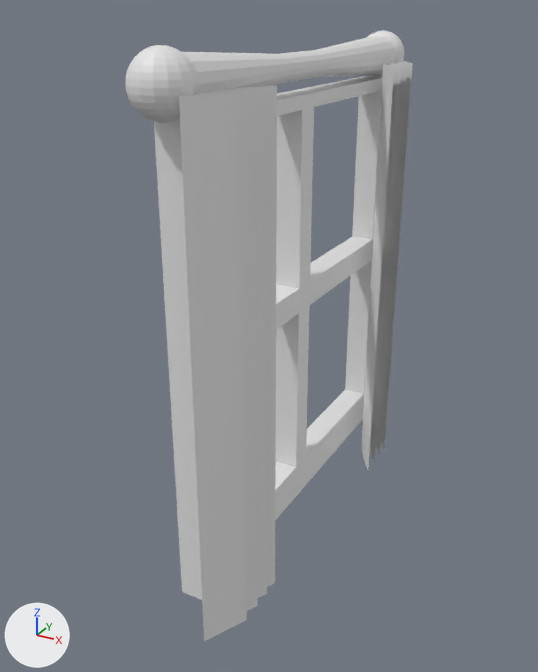
A saved change to the Blender file Assets/Janela Sala/Janela.blend.
Rendered twice from a camera (50 mm lens) standing at (2.57, -4.86, 3.83) and looking at (0.02, -0.22, 1.51). Lighting does not change. The marker at lower left points along +X, +Y and +Z.

Script lines for the objects in view, before the commit:
```python
ob_cylinder = bpy.data.objects.new('Cylinder', me_cylinder)
ob_cylinder.location = (0.123, 0.0, 3.473)
ob_cylinder.rotation_euler = (1.571, 0.0, 0.0)  # degrees (90, 0, 0)
ob_cylinder.scale = (0.532, 0.532, 1.0)
ob_plane = bpy.data.objects.new('Plane', me_plane)
ob_plane.location = (0.429, 1.371, 1.635)
ob_plane.rotation_euler = (-1.571, 0.0, -0.981)  # degrees (-90, 0, -56)
ob_plane.scale = (0.175, 1.8, 1.0)
ob_plane_001 = bpy.data.objects.new('Plane.001', me_plane_001)
ob_plane_001.location = (0.109, 0.0, 0.149)
ob_plane_001.rotation_euler = (0.0, 1.571, 0.0)  # degrees (0, 90, 0)
ob_plane_001.scale = (-0.15, 2.0, 1.0)
ob_plane_002 = bpy.data.objects.new('Plane.002', me_plane_002)
ob_plane_002.location = (0.429, 1.244, 1.635)
ob_plane_002.rotation_euler = (-1.571, 0.0, -0.981)  # degrees (-90, 0, -56)
ob_plane_002.scale = (0.175, 1.8, 1.0)
ob_plane_003 = bpy.data.objects.new('Plane.003', me_plane_003)
ob_plane_003.location = (0.429, 1.102, 1.635)
ob_plane_003.rotation_euler = (-1.571, 0.0, -0.981)  # degrees (-90, 0, -56)
ob_plane_003.scale = (0.175, 1.8, 1.0)
ob_plane_004 = bpy.data.objects.new('Plane.004', me_plane_004)
ob_plane_004.location = (0.429, 0.945, 1.635)
ob_plane_004.rotation_euler = (-1.571, 0.0, -0.981)  # degrees (-90, 0, -56)
ob_plane_004.scale = (0.175, 1.8, 1.0)
ob_plane_006 = bpy.data.objects.new('Plane.006', me_plane_006)
ob_plane_006.location = (0.388, -1.224, 1.635)
ob_plane_006.rotation_euler = (-1.571, 0.0, -2.035)  # degrees (-90, 0, -117)
ob_plane_006.scale = (0.175, 1.8, 1.0)
ob_sphere_001 = bpy.data.objects.new('Sphere.001', me_sphere_001)
ob_sphere_001.location = (0.123, 1.593, 3.474)
ob_sphere_001.scale = (0.191, 0.191, 0.191)
ob_sphere_002 = bpy.data.objects.new('Sphere.002', me_sphere_002)
ob_sphere_002.location = (0.123, -1.558, 3.474)
ob_sphere_002.scale = (0.191, 0.191, 0.191)
# also in view: 'Plane.007' at (0.39, -1.37, 1.64); 'Plane.005' at (0.39, -1.1, 1.64); 'Plane.008' at (0.39, -1.52, 1.64)
```
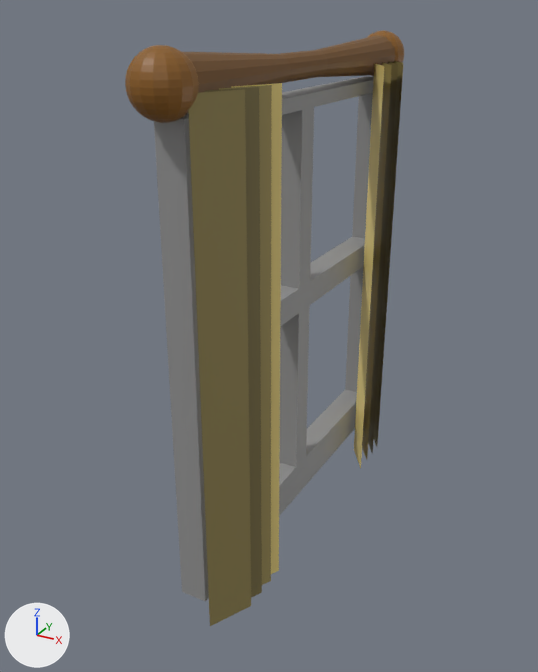
What differs and where, as boxes [x1, y1, x2, y2] in the pictures (538 x 672 px):
'Plane.001', recoloured
    both: [154, 76, 383, 601]
'Plane.008', recoloured, moved
    before: [179, 92, 247, 641]
    after: [188, 90, 251, 626]
'Plane.007', recoloured, moved
    before: [197, 90, 258, 611]
    after: [205, 87, 262, 598]
'Plane.006', recoloured, moved
    before: [212, 87, 267, 598]
    after: [219, 85, 272, 585]
'Plane.004', recoloured, moved
    before: [361, 64, 394, 470]
    after: [354, 63, 384, 468]
'Plane.005', recoloured, moved
    before: [224, 85, 277, 587]
    after: [231, 83, 282, 574]
'Cylinder', recoloured (grey to brown)
    both: [183, 35, 395, 93]
'Plane.003', recoloured
    both: [362, 62, 401, 461]
'Sphere.002', recoloured (grey to brown)
    both: [125, 45, 199, 123]
'Plane.002', recoloured, moved
    before: [376, 61, 407, 455]
    after: [368, 61, 398, 454]
'Plane', recoloured, moved
    before: [381, 61, 413, 450]
    after: [374, 61, 403, 446]
'Sphere.001', recoloured (white to brown)
    both: [368, 31, 404, 77]

The change in detail:
Material 'Material.003' (mat_material_003) is new.
Its base color is (0.283, 0.226, 0.0795) (yellow #918350).
Material 'Material.002' (mat_material_002) is new.
Its base color is (0.199, 0.16, 0.0573) (dark yellow #7b6f44).
Material 'Material.001' (mat_material_001) is new.
Its base color is (0.349, 0.278, 0.0967) (yellow #9f9058).
Material 'Material' (mat_material) is new.
Its base color is (0.8, 0.635, 0.212) (yellow #e7d17f).
Material 'Material.005' (mat_material_005) is new.
Its base color is (0.253, 0.103, 0.00988) (brown #8a5a19).
Material 'Material.004' (mat_material_004) is new.
Its base color is (0.171, 0.0712, 0.00754) (brown #734b15).
Material 'Material.006' (mat_material_006) is new.
Its base color is (0.289, 0.289, 0.289) (grey #929292).
me_plane_001 has 50 vertices, 55 faces and spans x -1.0..21.0, y -0.8..0.0, z -0.1..0.1.
me_plane_001 now uses material mat_material_006 (grey #929292).
me_cylinder has 96 vertices, 82 faces and spans x -0.3..0.3, y -0.3..0.3, z -1.59..1.55.
me_cylinder now uses material mat_material_004 (brown #734b15).
me_sphere_001 has 242 vertices, 256 faces and spans x -1.0..1.0, y -1.0..1.0, z -1.0..1.0.
me_sphere_001 now uses material mat_material_005 (brown #8a5a19).
me_sphere_002 has 242 vertices, 256 faces and spans x -1.0..1.0, y -1.0..1.0, z -1.0..1.0.
me_sphere_002 now uses material mat_material_005 (brown #8a5a19).
me_plane has 4 vertices, 1 face and spans x -1.0..1.0, y -1.0..1.0, z 0.0.
me_plane now uses material mat_material_003 (yellow #918350).
me_plane_002 has 4 vertices, 1 face and spans x -1.0..1.0, y -1.0..1.0, z 0.0.
me_plane_002 now uses material mat_material_002 (dark yellow #7b6f44).
me_plane_003 has 4 vertices, 1 face and spans x -1.0..1.0, y -1.0..1.0, z 0.0.
me_plane_003 now uses material mat_material_001 (yellow #9f9058).
me_plane_004 has 4 vertices, 1 face and spans x -1.0..1.0, y -1.0..1.0, z 0.0.
me_plane_004 now uses material mat_material (yellow #e7d17f).
me_plane_005 has 4 vertices, 1 face and spans x -1.0..1.0, y -1.0..1.0, z 0.0.
me_plane_005 now uses material mat_material (yellow #e7d17f).
me_plane_006 has 4 vertices, 1 face and spans x -1.0..1.0, y -1.0..1.0, z 0.0.
me_plane_006 now uses material mat_material_001 (yellow #9f9058).
me_plane_007 has 4 vertices, 1 face and spans x -1.0..1.0, y -1.0..1.0, z 0.0.
me_plane_007 now uses material mat_material_002 (dark yellow #7b6f44).
me_plane_008 has 4 vertices, 1 face and spans x -1.0..1.0, y -1.0..1.0, z 0.0.
me_plane_008 now uses material mat_material_003 (yellow #918350).
Object 'Plane' (ob_plane) moves from (0.429, 1.371, 1.635) to (0.353, 1.371, 1.635).
Object 'Plane.002' (ob_plane_002) moves from (0.429, 1.244, 1.635) to (0.353, 1.244, 1.635).
Object 'Plane.004' (ob_plane_004) moves from (0.429, 0.945, 1.635) to (0.353, 0.945, 1.635).
Object 'Plane.005' (ob_plane_005) moves from (0.388, -1.097, 1.635) to (0.348, -0.962, 1.635).
Object 'Plane.006' (ob_plane_006) moves from (0.388, -1.224, 1.635) to (0.348, -1.089, 1.635).
Object 'Plane.007' (ob_plane_007) moves from (0.388, -1.366, 1.635) to (0.348, -1.232, 1.635).
Object 'Plane.008' (ob_plane_008) moves from (0.388, -1.523, 1.635) to (0.348, -1.388, 1.635).
